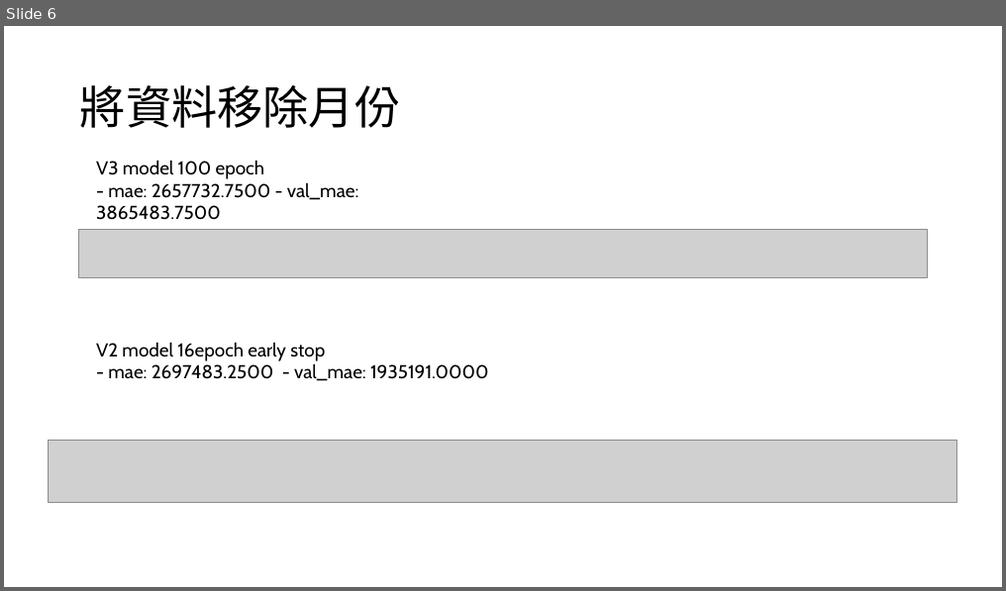
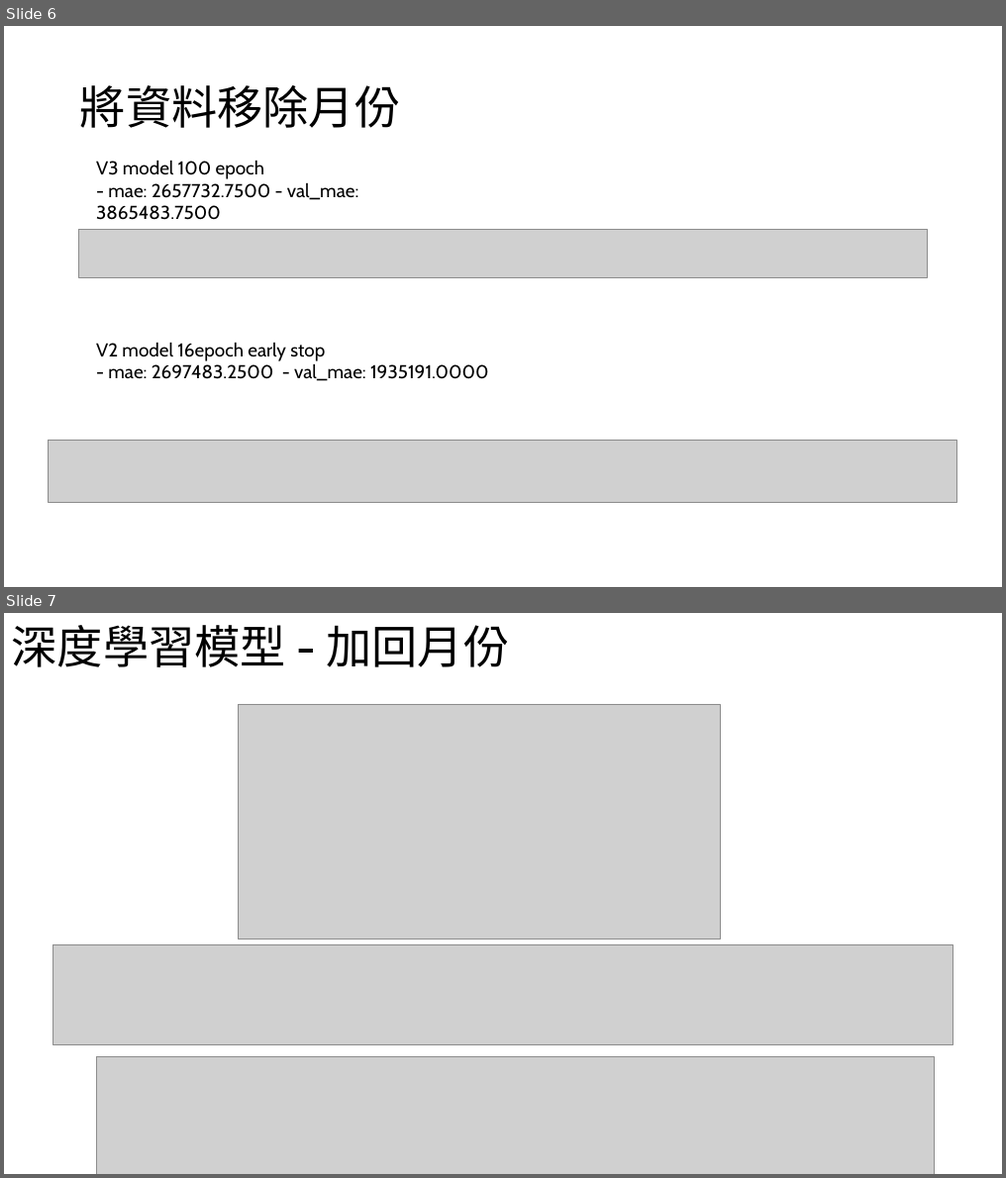
Before and after one commit to benhsu0828/NYCU_IAII_ML2025, a slide deck: Ass1-Regression紀錄.pptx. Shown one above the other, each under a label of ours: slide 6 before the commit, slides 6 and 7 after it. The pictures are 1006x591 and 1006x1178 pixels, drawn with LibreOffice and Linux fonts; fonts in the diff are those of the drawing; grey boxes stand for pictures. Boxes give left, top, right and bottom in pixels: in the first picture for what was removed or moved away, otherwise in the second. Text is boxed around its words. In the diff, an @@ line names an element or a change of style, - is before the commit and + after.

```diff
--- a/Ass1-Regression紀錄.pptx
+++ b/Ass1-Regression紀錄.pptx
@@ slide 7 added at bbox=[4, 613, 1002, 1174], background #FFFFFF @@
@@ title added at bbox=[12, 625, 510, 667], 44 pt, text #000000 @@
+深度學習模型 - 加回月份
@@ picture added at bbox=[239, 704, 721, 940] @@
@@ picture added at bbox=[53, 945, 953, 1045] @@
@@ picture added at bbox=[96, 1057, 935, 1174] @@
```
Also in this commit, not shown: 3 other files.
